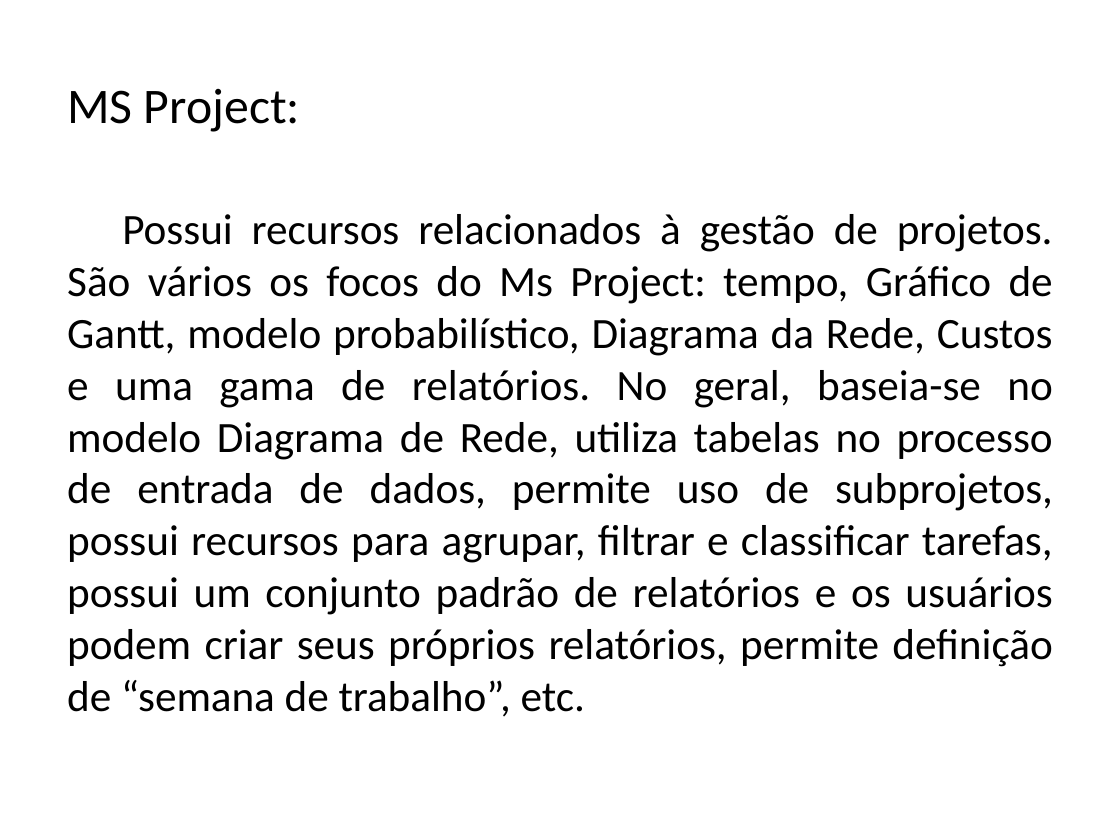
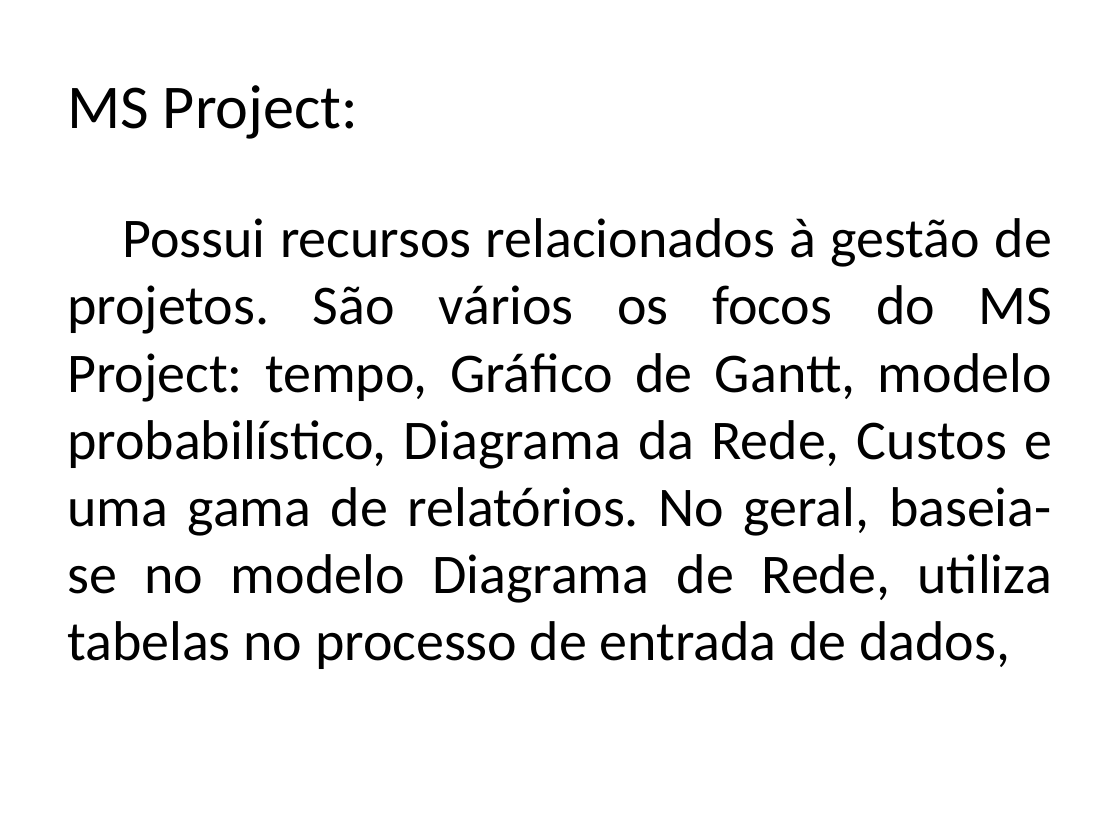
Before and after one commit to FrancescoBeghelli/TrabalhoES, a slide deck: slide 3 of Sistema Fitness.pptx. Drawn at 1120x840 pixels with LibreOffice and Linux fonts; fonts in the diff are those of the drawing. Boxes give left, top, right and bottom in pixels: in the first picture for what was removed or moved away, otherwise in the second. Text is boxed around its words. In the diff, an @@ line names an element or a change of style, - is before the commit and + after.

```diff
--- a/Sistema Fitness.pptx
+++ b/Sistema Fitness.pptx
@@ title "MS Project:" at (67, 85, 358, 139): size 32 to 40 pt @@
@@ text at (67, 218, 1053, 669): text changed; size 27.8 to 36 pt @@
-Possui recursos relacionados à gestão de projetos. São vários os focos do Ms Project: tempo, Gráfico de Gantt, modelo probabilístico, Diagrama da Rede, Custos e uma gama de relatórios. No geral, baseia-se no modelo Diagrama de Rede, utiliza tabelas no processo de entrada de dados, permite uso de subprojetos, possui recursos para agrupar, filtrar e classificar tarefas, possui um conjunto padrão de relatórios e os usuários podem criar seus próprios relatórios, permite definição de “semana de trabalho”, etc.
+Possui recursos relacionados à gestão de projetos. São vários os focos do MS Project: tempo, Gráfico de Gantt, modelo probabilístico, Diagrama da Rede, Custos e uma gama de relatórios. No geral, baseia-se no modelo Diagrama de Rede, utiliza tabelas no processo de entrada de dados,
```
Also in this commit, not shown: 5 other slides changed, 2 slides added.
